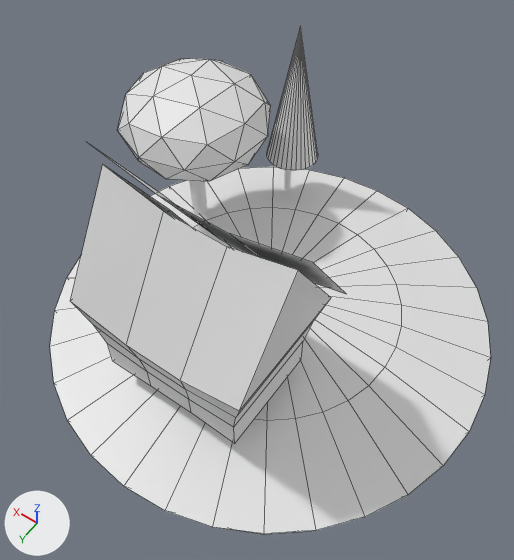
An edit to the Blender file low-poly-landscape.blend, drawn before and after from the same camera.
The view is the same before and after, from a 50 mm camera at (-3.11, 4.66, 9.44) aimed at (0.16, 0.08, 2.25). Every picture has the same lights, and +X, +Y and +Z are marked at lower left. Mesh edges are drawn as thin lines on the coarser meshes.
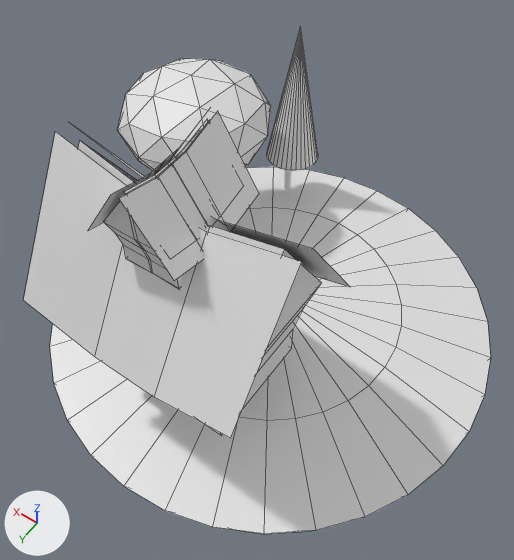
Pixel boxes (x1, y1, x2, y2) of what changed, in the pictures (514 x 560 px):
'Cube.001', reshaped, moved, rescaled, modifiers changed (26% wider, 106% taller)
    before: (88, 143, 346, 294)
    after: (24, 126, 350, 438)
'Cube', reshaped, moved
    before: (70, 165, 331, 443)
    after: (78, 141, 322, 435)
'Cube.003', added
    after: (89, 111, 259, 281)
'Cube.002', added
    after: (103, 119, 210, 289)
part 1 of me_cube, added
    after: (85, 144, 137, 182)

Diff of the bpy script that builds the scene:
```diff
--- a/low-poly-landscape.blend.py
+++ b/low-poly-landscape.blend.py
@@ me_cube @@
 me_cube.from_pydata(...)  # 36 vertices, 35 faces; spans x -1.01..0.99, y -0.97..0.97, z -0.97..2.03
 # used by ob_cube; location = (0.0, 1.33, 2.93); scale = (1.15, 0.845, 0.845)
 # verts and faces of me_cube; kept vertices keep their numbers, new ones are numbered from 36
+# me_cube part 1
+verts[36] = (0.97, -0.97, 0.48)
+verts[37] = (-0.97, -0.97, 0.49)  # pixel (321, 282)
+verts[38] = (0.99, -0.03, 2.02)  # pixel (79, 140)
+verts[39] = (-1.01, -0.03, 2.03)  # pixel (284, 249)
+verts[40] = (0.33, -0.95, 0.23)
+verts[41] = (-0.31, -0.95, 0.23)
+verts[42] = (0.34, -0.03, 1.78)
+verts[43] = (-0.33, -0.03, 1.78)  # pixel (210, 225)
+faces += [(36, 38, 42, 40), (37, 41, 43, 39), (40, 42, 43, 41)]
 me_cube.materials.append(mat_material)
@@ me_cube_001 @@
 me_cube_001.from_pydata(...)  # 8 vertices, 3 faces; spans x -1.01..0.99, y -1.11..-0.03, z 0.03..2.03
 # used by ob_cube_001; location = (0.02, 1.33, 3.13); scale = (1.3, 0.845, 0.845)
-me_cube_001.vertices[0].co = (0.98, -1.11, 0.28)  # pixel (164, 195)
-me_cube_001.vertices[1].co = (-0.97, -1.11, 0.29)  # pixel (346, 294)
-me_cube_001.vertices[2].co = (0.99, -0.03, 2.02)  # pixel (86, 141)
-me_cube_001.vertices[3].co = (-1.01, -0.03, 2.03)  # pixel (312, 262)
-me_cube_001.vertices[4].co = (0.33, -1.09, 0.03)  # pixel (220, 239)
-me_cube_001.vertices[5].co = (-0.3, -1.09, 0.03)
-me_cube_001.vertices[6].co = (0.34, -0.03, 1.78)  # pixel (155, 193)
-me_cube_001.vertices[7].co = (-0.33, -0.03, 1.78)  # pixel (229, 233)
+# me_cube_001 part 2
+me_cube_001.vertices[0].co = (1.17, -1.23, 0.25)
+me_cube_001.vertices[1].co = (-1.16, -1.23, 0.28)  # pixel (350, 287)
+me_cube_001.vertices[2].co = (1.19, -0.1, 2.1)
+me_cube_001.vertices[3].co = (-1.19, -0.1, 2.13)  # pixel (313, 248)
+me_cube_001.vertices[4].co = (0.36, -1.22, -0.05)
+me_cube_001.vertices[5].co = (-0.33, -1.22, -0.05)
+me_cube_001.vertices[6].co = (0.36, -0.1, 1.8)
+me_cube_001.vertices[7].co = (-0.35, -0.1, 1.8)  # pixel (218, 220)
 me_cube_001.materials.append(mat_material)
@@ me_cube_004 @@
+me_cube_004.from_pydata([(-1.16, -1.23, 0.28), (-1.19, -0.1, 2.13), (-0.33, -1.22, -0.05), (-0.35, -0.1, 1.8), (0.01, -1.22, -0.05), (0.01, -0.1, 1.8)], [], [(0, 2, 3, 1), (2, 4, 5, 3)])
+me_cube_004.materials.append(mat_material)  # white #e7e7e7
@@ ob_cube @@
 ob_cube = bpy.data.objects.new('Cube', me_cube)
-ob_cube.location = (0.0, 1.33, 2.93)
+ob_cube.location = (0.05, 1.48, 3.31)
 ob_cube.scale = (1.15, 0.845, 0.845)
@@ ob_cube_001 @@
 ob_cube_001 = bpy.data.objects.new('Cube.001', me_cube_001)
-ob_cube_001.location = (0.02, 1.33, 3.13)
-ob_cube_001.scale = (1.3, 0.845, 0.845)
+ob_cube_001.location = (0.05, 1.46, 3.31)
+ob_cube_001.scale = (1.15, 0.845, 0.845)
+_m = ob_cube_001.modifiers.new('Mirror', 'MIRROR')
+_m.use_axis = (False, True, False)
@@ ob_cube_003 @@
+ob_cube_003 = bpy.data.objects.new('Cube.003', me_cube_004)  # modifiers MIRROR
+ob_cube_003.location = (0.08, 1.45, 4.63)
+ob_cube_003.rotation_euler = (0.0, 0.0, 1.583)  # degrees (0, 0, 91)
+ob_cube_003.scale = (0.539, 0.397, 0.397)
@@ ob_cube_002 @@
+ob_cube_002 = bpy.data.objects.new('Cube.002', me_cube_003)  # 22 vertices, 13 faces; spans x -1.01..0.05, y -0.82..0.94, z -0.92..2.03; in mat_material (white #e7e7e7); modifiers MIRROR
+ob_cube_002.location = (0.07, 1.46, 4.63)
+ob_cube_002.rotation_euler = (0.0, 0.0, 1.583)  # degrees (0, 0, 91)
+ob_cube_002.scale = (0.539, 0.397, 0.397)
```
